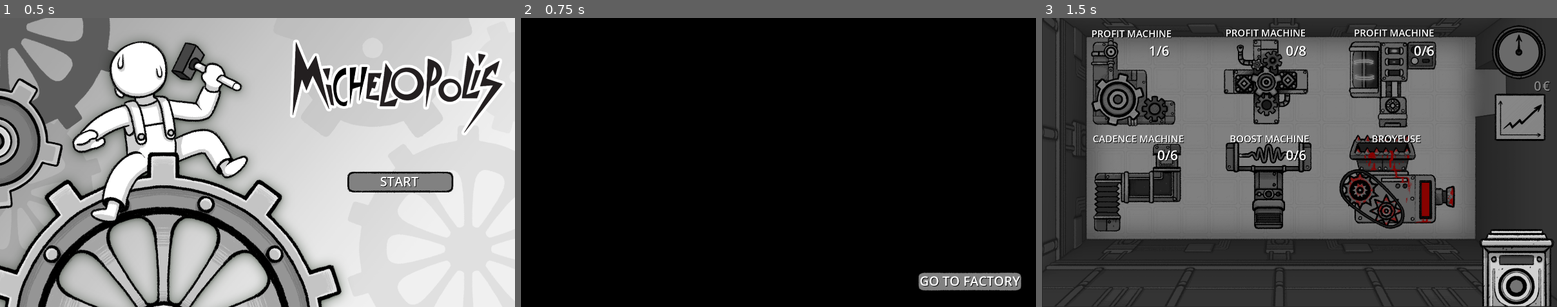
Above: before the commit, frames 1-3 (left to right).
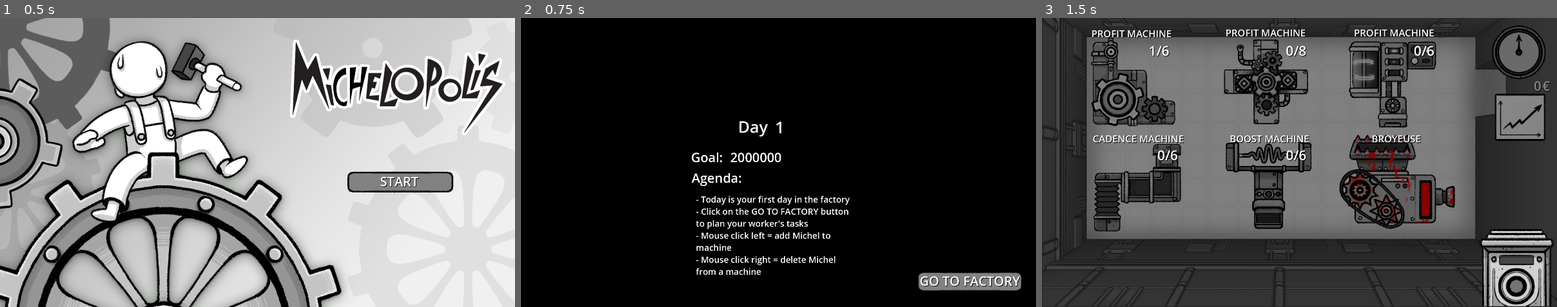
Above: after the commit, the same moments.

Repository: Aeropulu/LaHordeJam
Game: Godot game, scene res://scenes/usine.tscn
Two runs of this game, one before a commit and one after it. Both use one fixed random seed, a clock stepped at 60 frames per second and the inputs below. Sound files missing from this copy of the repository are replaced by a short silence.
Inputs:
- Up to frame 1 (0.5 s): no input
- Up to frame 2 (0.75 s): click "START" at 0.5 s
- Up to frame 3 (1.5 s): click "GO TO FACTORY" at 1.25 s

Frame 1 is identical in both runs. In frame 2, 2.1% of the frame differs, in the area x 33-64%, y 35-89%; in frame 3, nothing differs.

Commit message:
game over menu

Diff:
--- a/scenes/usine.tscn
+++ b/scenes/usine.tscn
@@ -1,10 +1,8 @@
-[gd_scene load_steps=62 format=3 uid="uid://bbmfrvkiohwg5"]
+[gd_scene load_steps=61 format=3 uid="uid://bbmfrvkiohwg5"]
 
 [ext_resource type="Script" path="res://scripts/menu_manager.gd" id="1_30a5d"]
 [ext_resource type="Texture2D" uid="uid://5bydvgbkqt2x" path="res://assets/sprites/UI/menu_illustration.png" id="2_7o0cn"]
-[ext_resource type="Texture2D" uid="uid://buhdrmfpdabjw" path="res://assets/sprites/UI/standard_bouton_normal_placeHolder.png" id="2_kdlnj"]
 [ext_resource type="Texture2D" uid="uid://6vq85fmorcps" path="res://assets/sprites/UI/button_default.png" id="3_8he2y"]
-[ext_resource type="Texture2D" uid="uid://dws8op4xqaukn" path="res://assets/sprites/UI/standard_bouton_pressed_placeHolder.png" id="3_b1two"]
 [ext_resource type="Texture2D" uid="uid://bhuc2c4d0m4tx" path="res://assets/sprites/UI/button_clicked.png" id="4_mrgjf"]
 [ext_resource type="PackedScene" uid="uid://doq8qwsed4ijd" path="res://scenes/vfx/profit_effect.tscn" id="5_2u55f"]
 [ext_resource type="Texture2D" uid="uid://brfo22x5nyq3p" path="res://assets/sprites/UI/button_hover.png" id="5_pskvd"]
@@ -14,6 +12,7 @@
 [ext_resource type="Script" path="res://scripts/TextureProgressBar.gd" id="19_w50jk"]
 [ext_resource type="PackedScene" uid="uid://dlqjic7y2rfkq" path="res://scenes/vfx/text_effect.tscn" id="20_8gw2c"]
 [ext_resource type="PackedScene" uid="uid://c7sw7grkvasu" path="res://scenes/UI/machine_ui.tscn" id="20_338g4"]
+[ext_resource type="Texture2D" uid="uid://cuaptnvqookxo" path="res://assets/sprites/UI/gameover_illustration.png" id="23_lo0y3"]
 [ext_resource type="Texture2D" uid="uid://d3a6tvedd7x5e" path="res://assets/sprites/usine/usine_layout_.png" id="23_r66r1"]
 [ext_resource type="Script" path="res://scripts/Profit.gd" id="24_vxwht"]
 [ext_resource type="PackedScene" uid="uid://chr8ktkq33kv5" path="res://scenes/machineC.tscn" id="24_w07ob"]
@@ -299,6 +298,91 @@
 scroll_active = false
 autowrap_mode = 0
 
+[node name="Day" type="RichTextLabel" parent="menu_manager/menu_briefing"]
+offset_left = 809.0
+offset_top = 364.0
+offset_right = 849.0
+offset_bottom = 404.0
+theme_override_constants/shadow_offset_x = 2
+theme_override_constants/shadow_offset_y = 2
+theme_override_font_sizes/normal_font_size = 60
+text = "Day"
+fit_content = true
+scroll_active = false
+autowrap_mode = 0
+
+[node name="day_compteur" type="RichTextLabel" parent="menu_manager/menu_briefing"]
+offset_left = 947.0
+offset_top = 366.0
+offset_right = 1015.0
+offset_bottom = 449.0
+theme_override_colors/font_shadow_color = Color(0, 0, 0, 1)
+theme_override_constants/shadow_offset_x = 2
+theme_override_constants/shadow_offset_y = 2
+theme_override_font_sizes/normal_font_size = 60
+text = "1"
+fit_content = true
+scroll_active = false
+autowrap_mode = 0
+
+[node name="GOAL" type="RichTextLabel" parent="menu_manager/menu_briefing"]
+offset_left = 634.0
+offset_top = 487.0
+offset_right = 764.0
+offset_bottom = 554.0
+theme_override_colors/font_shadow_color = Color(0, 0, 0, 1)
+theme_override_constants/shadow_offset_x = 2
+theme_override_constants/shadow_offset_y = 2
+theme_override_font_sizes/normal_font_size = 48
+text = "Goal: "
+fit_content = true
+scroll_active = false
+autowrap_mode = 0
+
+[node name="goal_compteur" type="RichTextLabel" parent="menu_manager/menu_briefing"]
+offset_left = 772.0
+offset_top = 487.0
+offset_right = 972.0
+offset_bottom = 554.0
+theme_override_colors/font_shadow_color = Color(0, 0, 0, 1)
+theme_override_constants/shadow_offset_x = 2
+theme_override_constants/shadow_offset_y = 2
+theme_override_font_sizes/normal_font_size = 48
+text = "2000000"
+scroll_active = false
+autowrap_mode = 0
+text_direction = 2
+
+[node name="AgendaTitle" type="RichTextLabel" parent="menu_manager/menu_briefing"]
+offset_left = 636.0
+offset_top = 564.0
+offset_right = 824.0
+offset_bottom = 631.0
+theme_override_colors/font_shadow_color = Color(0, 0, 0, 1)
+theme_override_constants/shadow_offset_x = 2
+theme_override_constants/shadow_offset_y = 2
+theme_override_font_sizes/normal_font_size = 48
+text = "Agenda:"
+fit_content = true
+scroll_active = false
+autowrap_mode = 0
+
+[node name="AgendaDescription" type="RichTextLabel" parent="menu_manager/menu_briefing"]
+offset_left = 652.0
+offset_top = 655.0
+offset_right = 1252.0
+offset_bottom = 1060.0
+theme_override_colors/font_shadow_color = Color(0, 0, 0, 1)
+theme_override_constants/shadow_offset_x = 2
+theme_override_constants/shadow_offset_y = 2
+theme_override_font_sizes/normal_font_size = 32
+text = "- Today is your first day in the factory
+- Click on the GO TO FACTORY button to plan your worker's tasks
+- Mouse click left = add Michel to machine
+- Mouse click right = delete Michel from a machine"
+fit_content = true
+scroll_active = false
+
 [node name="menu_config" type="CanvasLayer" parent="menu_manager"]
 visible = false
 
@@ -446,6 +530,7 @@
 scroll_active = false
 
 [node name="menu_debriefing" type="CanvasLayer" parent="menu_manager"]
+visible = false
 
 [node name="ColorRect" type="ColorRect" parent="menu_manager/menu_debriefing"]
 offset_right = 1920.0
@@ -478,18 +563,54 @@
 autowrap_mode = 0
 
 [node name="menu_gameover" type="CanvasLayer" parent="menu_manager"]
-visible = false
 
 [node name="ColorRect" type="ColorRect" parent="menu_manager/menu_gameover"]
 offset_right = 1920.0
 offset_bottom = 1080.0
 color = Color(0, 0, 0, 0.764706)
 
+[node name="Sprite2D" type="Sprite2D" parent="menu_manager/menu_gameover"]
+position = Vector2(960, 540)
+texture = ExtResource("23_lo0y3")
+
 [node name="restart_game" type="TextureButton" parent="menu_manager/menu_gameover"]
-offset_right = 40.0
-offset_bottom = 40.0
-texture_normal = ExtResource("2_kdlnj")
-texture_pressed = ExtResource("3_b1two")
+offset_left = 721.0
+offset_top = 956.0
+offset_right = 1118.0
+offset_bottom = 1036.0
+texture_normal = ExtResource("3_8he2y")
+texture_pressed = ExtResource("4_mrgjf")
+texture_hover = ExtResource("5_pskvd")
+
+[node name="RichTextLabel" type="RichTextLabel" parent="menu_manager/menu_gameover/restart_game"]
+layout_mode = 0
+offset_left = 28.0
+offset_top = 6.0
+offset_right = 379.0
+offset_bottom = 73.0
+theme_override_colors/font_shadow_color = Color(0, 0, 0, 1)
+theme_override_constants/shadow_offset_x = 2
+theme_override_constants/shadow_offset_y = 2
+theme_override_font_sizes/normal_font_size = 48
+text = "RESTART GAME"
+fit_content = true
+scroll_active = false
+autowrap_mode = 0
+
+[node name="GameOverLabel" type="RichTextLabel" parent="menu_manager/menu_gameover"]
+offset_left = 28.0
+offset_top = 6.0
+offset_right = 762.0
+offset_bottom = 181.0
+theme_override_colors/font_shadow_color = Color(0, 0, 0, 1)
+theme_override_constants/shadow_offset_x = 11
+theme_override_constants/shadow_offset_y = 11
+theme_override_constants/outline_size = 10
+theme_override_font_sizes/normal_font_size = 128
+text = "GAME OVER"
+fit_content = true
+scroll_active = false
+autowrap_mode = 0
 
 [node name="GameMusic" type="AudioStreamPlayer2D" parent="."]
 stream = ExtResource("16_feel5")
Binary file added: assets/sprites/UI/gameover_illustration.png
Not shown, added: assets/sprites/UI/gameover_illustration.png.import
